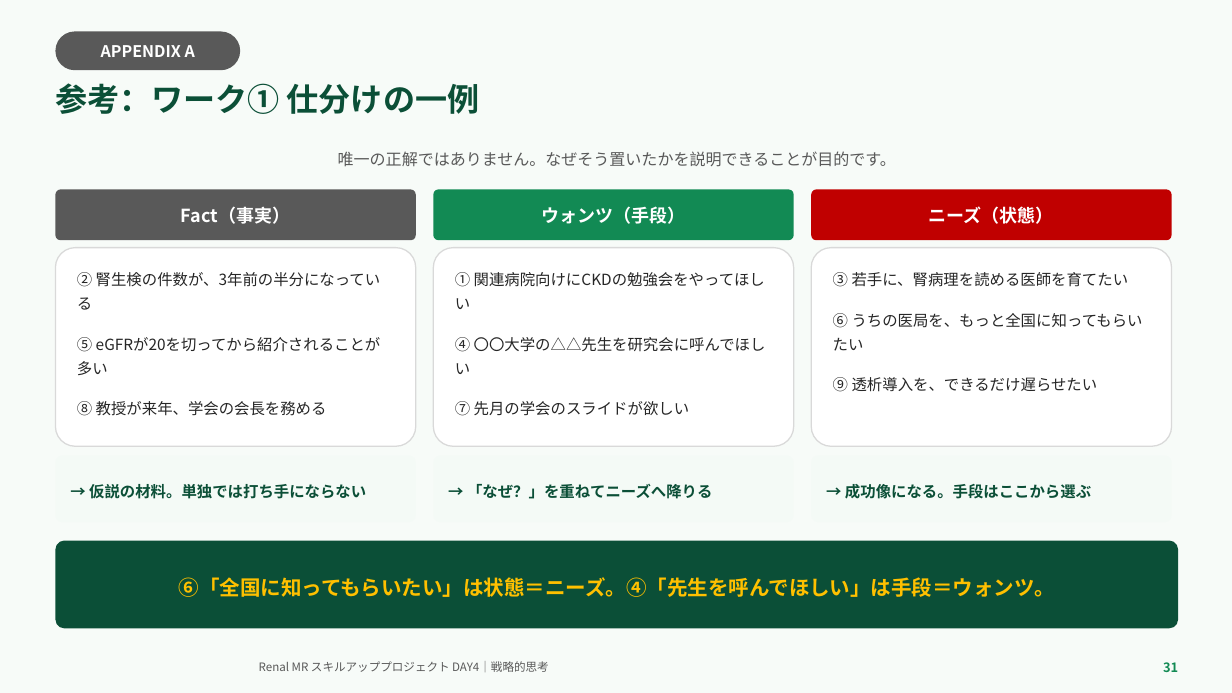
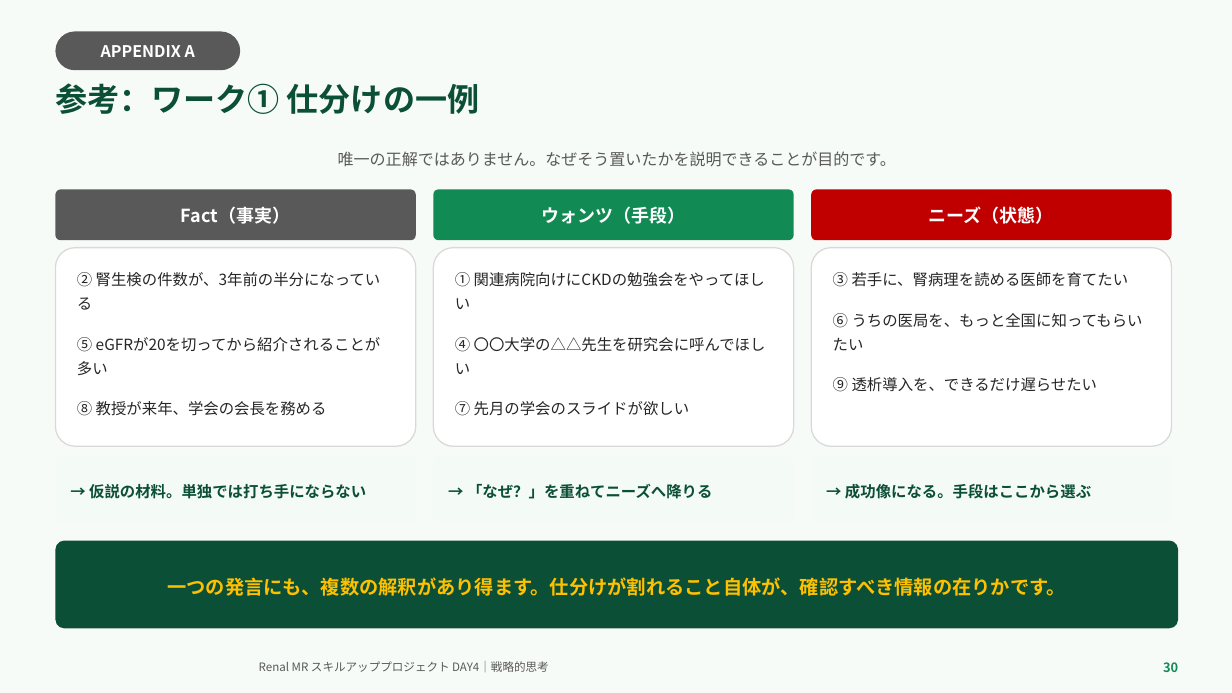
Before and after one commit to TAKUYA-1187/Claude, a slide deck: slide 30 of novartis_training/DAY4_ちょっと分かるだけで世界が変わる.pptx (slide 31 before the commit). Drawn at 1232x693 pixels with LibreOffice and Linux fonts; fonts in the diff are those of the drawing; background and template pictures are left out. Boxes give left, top, right and bottom in pixels: in the first picture for what was removed or moved away, otherwise in the second. Text is boxed around its words. In the diff, an @@ line names an element or a change of style, - is before the commit and + after.

```diff
--- a/novartis_training/DAY4_ちょっと分かるだけで世界が変わる.pptx
+++ b/novartis_training/DAY4_ちょっと分かるだけで世界が変わる.pptx
@@ text in rounded rectangle at [167, 577, 1066, 596]: text changed; size 16 to 15 pt @@
-⑥「全国に知ってもらいたい」は状態＝ニーズ。④「先生を呼んでほしい」は手段＝ウォンツ。
+一つの発言にも、複数の解釈があり得ます。仕分けが割れること自体が、確認すべき情報の在りかです。
@@ text at [1163, 662, 1178, 672]: text changed @@
-31
+30
```
Also in this commit, not shown: 14 other slides changed, 1 slide added, 1 slide removed, 2 other files.
